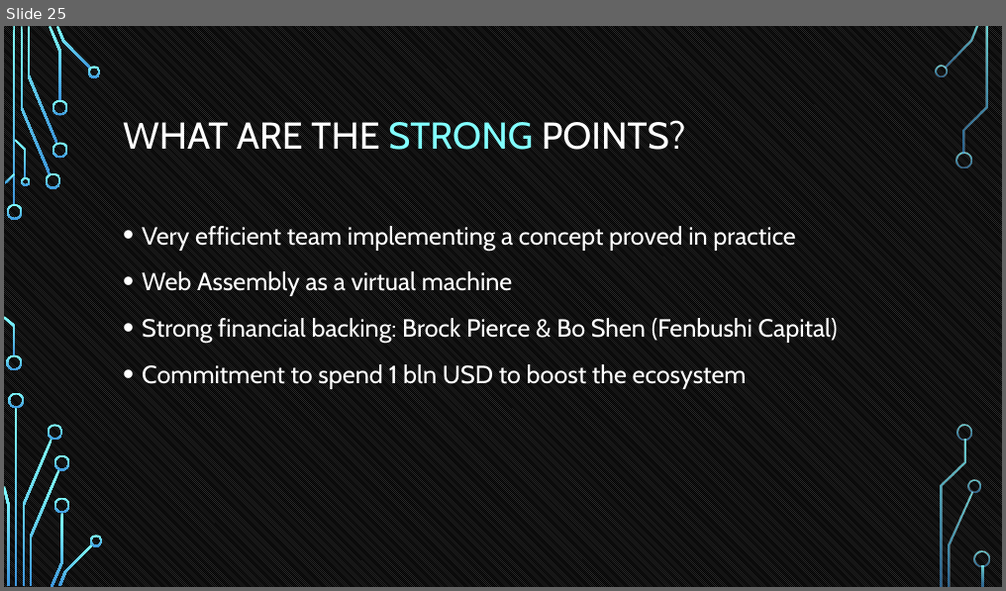
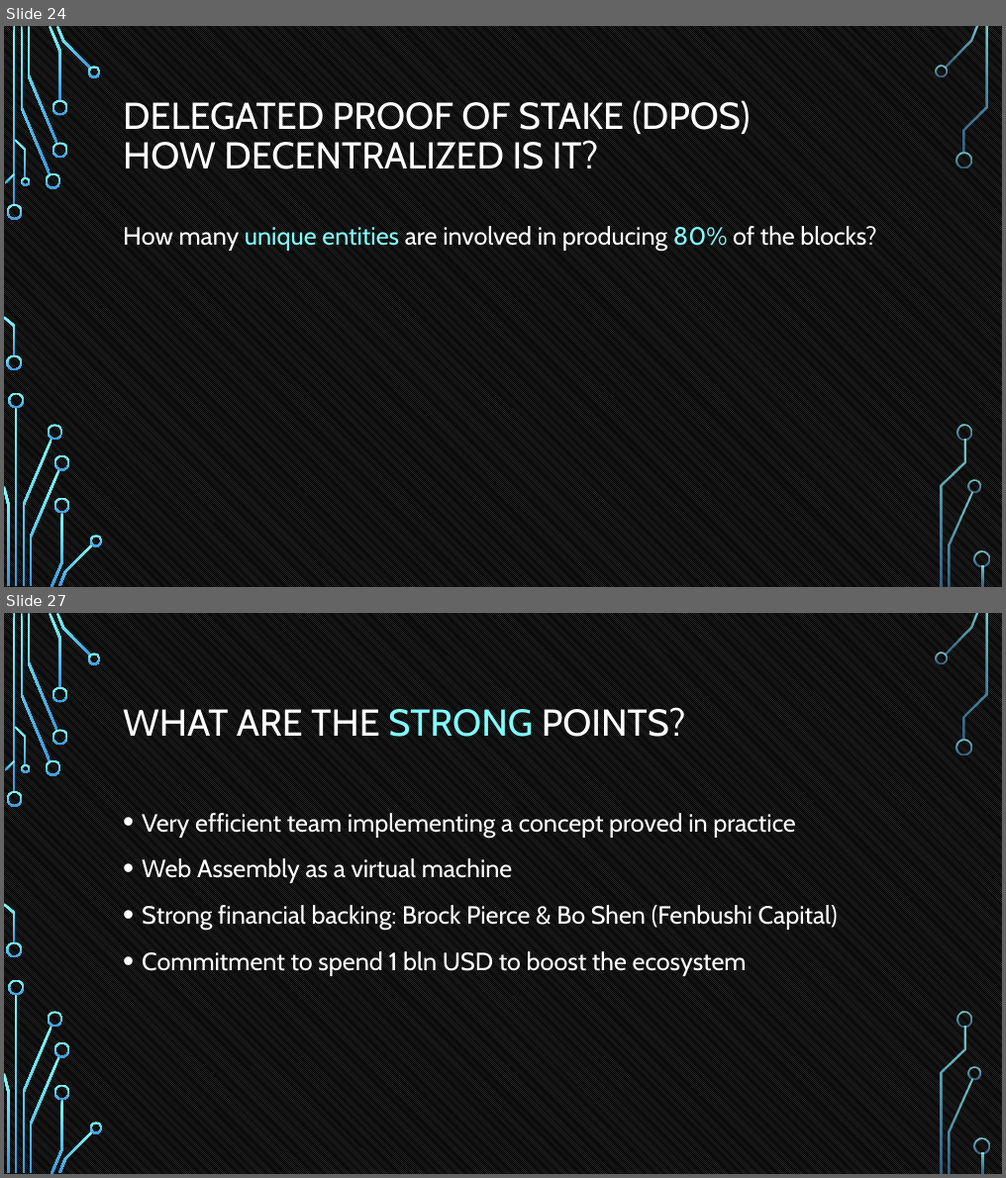
Before and after one commit to tokenika/tokenika.github.io, a slide deck: WarsawBlock(3).pptx. Shown one above the other, each under a label of ours: slide 25 before the commit, slides 24 and 27 after it; the slides between them are not shown. The pictures are 1006x591 and 1006x1178 pixels, drawn with LibreOffice and Linux fonts; fonts in the diff are those of the drawing; background and template pictures are left out. Boxes give left, top, right and bottom in pixels: in the first picture for what was removed or moved away, otherwise in the second. Text is boxed around its words. In the diff, an @@ line names an element or a change of style, - is before the commit and + after.

```diff
--- a/WarsawBlock(3).pptx
+++ b/WarsawBlock(3).pptx
@@ slide 24 added at [4, 26, 1002, 587], background pattern #595959 on #000000; not listed: 36 template elements that a slide beside it also shows @@
@@ title added at [123, 100, 749, 170], 36 pt, text #FFFFFF @@
+DELEGATED PROOF OF STAKE (DPOS)
+HOW DECENTRALIZED IS IT?
@@ text added at [123, 226, 876, 251], 24 pt, text #FFFFFF @@
+How many unique entities are involved in producing 80% of the blocks?
@@ what was slide 25 is now slide 27 @@
```
Also in this commit, not shown: 3 slides changed, 2 other slides added, 1 slide removed, 1 other file.
